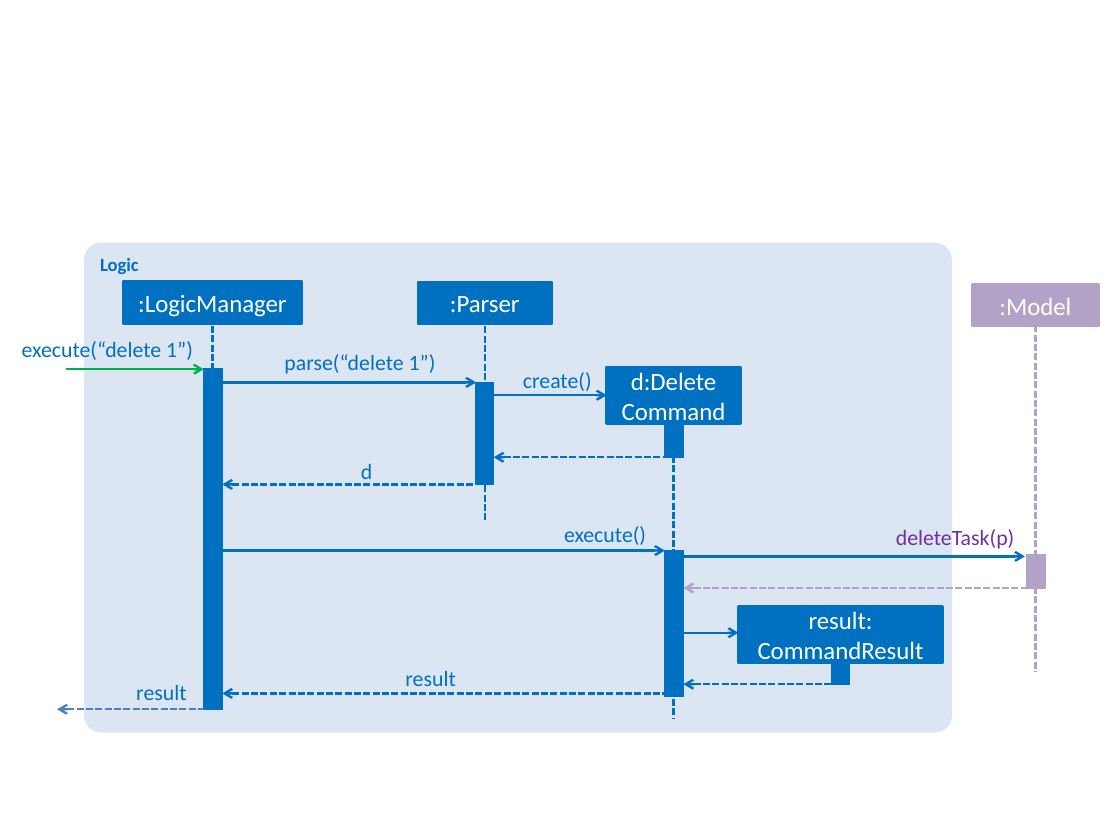
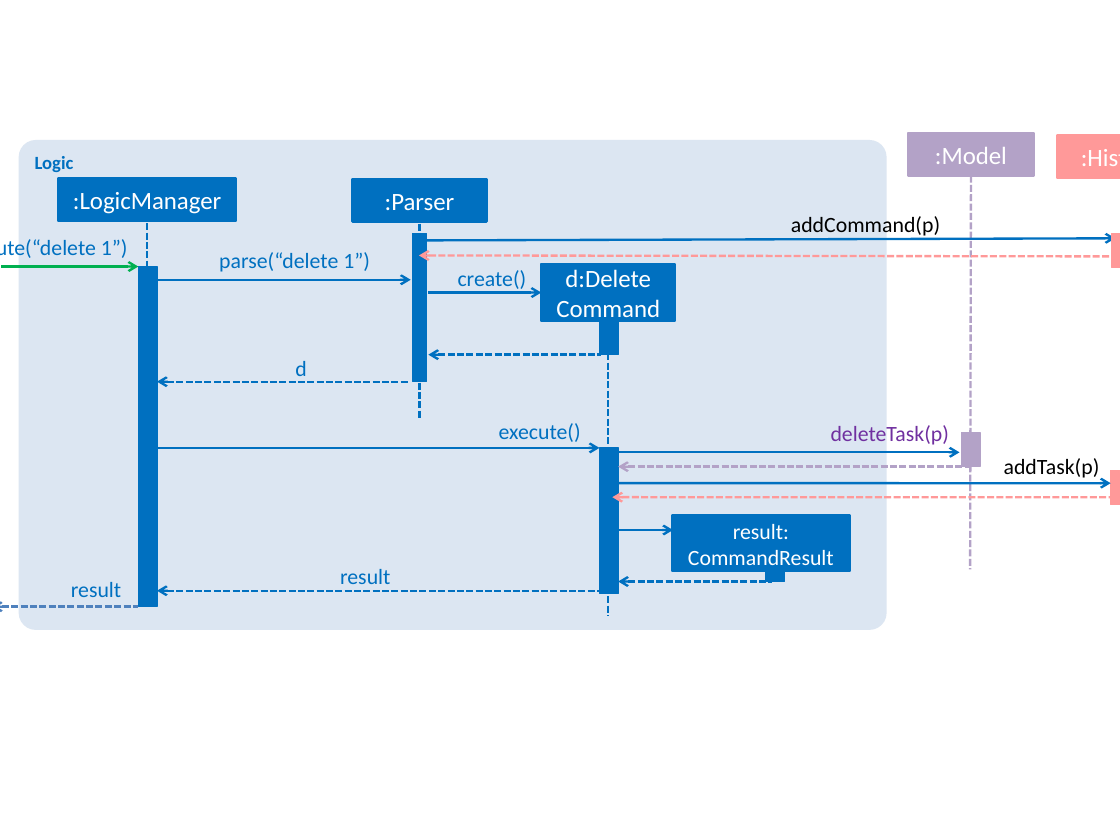
Before and after one commit to Mamtha3005/addressbook-level4, a slide deck: slide 6 of docs/diagrams/Diagrams.pptx. Drawn at 1120x840 pixels with LibreOffice and Linux fonts; fonts in the diff are those of the drawing. Boxes give left, top, right and bottom in pixels: in the first picture for what was removed or moved away, otherwise in the second. Text is boxed around its words. In the diff, an @@ line names an element or a change of style, - is before the commit and + after.

```diff
--- a/docs/diagrams/Diagrams.pptx
+++ b/docs/diagrams/Diagrams.pptx
@@ rectangle ":Model" moved from (x1=972, y1=283, x2=1099, y2=326) to (x1=908, y1=133, x2=1035, y2=176) @@
@@ line moved from (1036, 325) - (1036, 672) to (971, 176) - (970, 569) @@
@@ rectangle resized from (x1=476, y1=382, x2=494, y2=484) to (x1=413, y1=233, x2=427, y2=381) @@
@@ 3 arrows, 1 text, 1 rectangle, 1 line moved together from (x1=204, y1=326, x2=666, y2=709) to (x1=139, y1=224, x2=600, y2=607) @@
@@ group added at (x1=419, y1=136, x2=1120, y2=504): 4 arrows, 3 rectangles, 2 texts @@
+:History
+addTask(p)
+addCommand(p)
@@ rectangle moved from (x1=1027, y1=554, x2=1046, y2=588) to (x1=961, y1=432, x2=980, y2=466) @@
@@ 7 texts, 7 arrows, 6 rectangles, 2 lines, 1 rounded rectangle moved together from (x1=22, y1=243, x2=1025, y2=732) to (x1=0, y1=140, x2=960, y2=629) @@
@@ arrow moved from (683, 588) - (1036, 588) to (618, 467) - (970, 467) @@
@@ rectangle "result: CommandResult" resized from (x1=738, y1=607, x2=942, y2=663) to (x1=672, y1=515, x2=850, y2=571) @@
@@ rectangle "result: CommandResult" at (x1=672, y1=515, x2=850, y2=571): size 16 to 14 pt @@
@@ arrow moved from (57, 709) - (204, 709) to (0, 607) - (139, 607) @@
```
Also in this commit, not shown: 3 other slides changed, 1 slide added, 1 slide removed, 50 other files.
